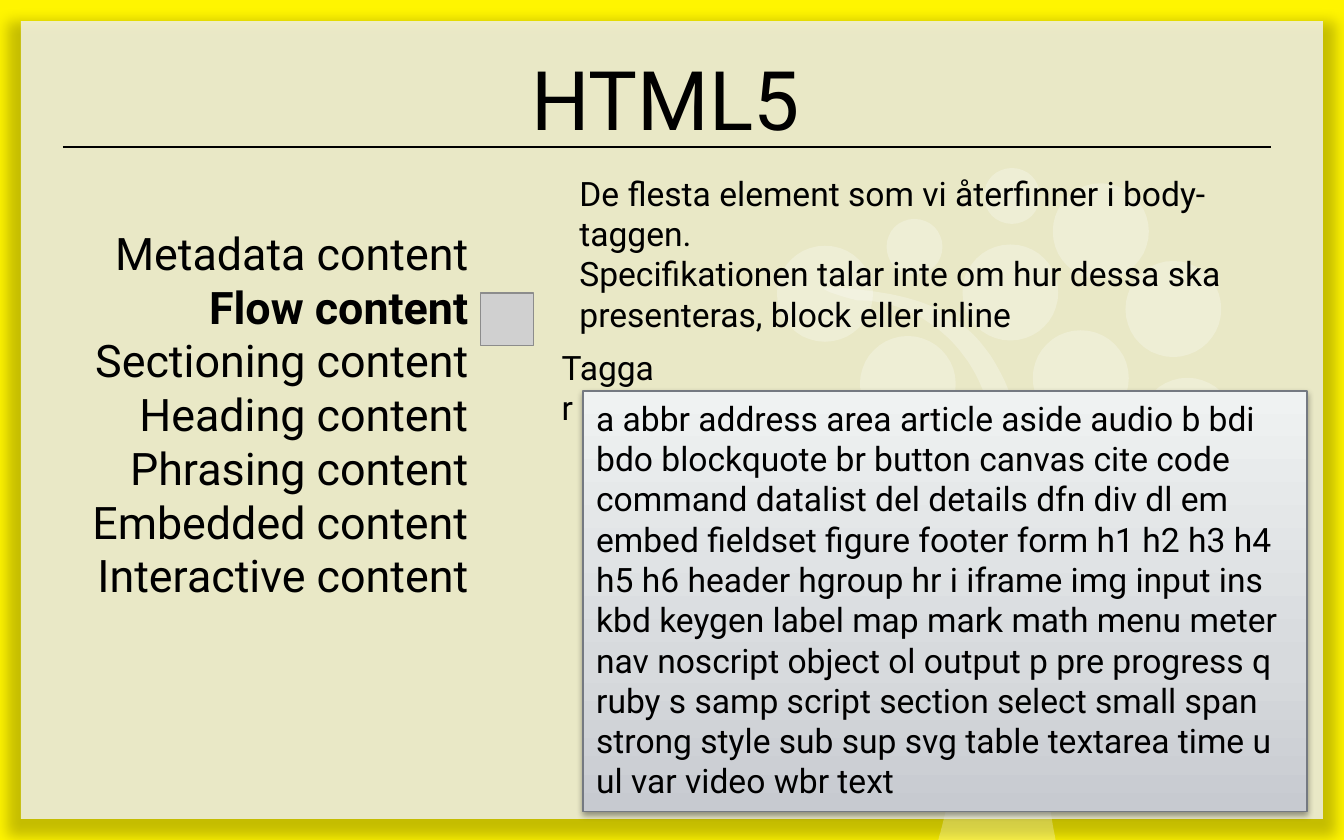
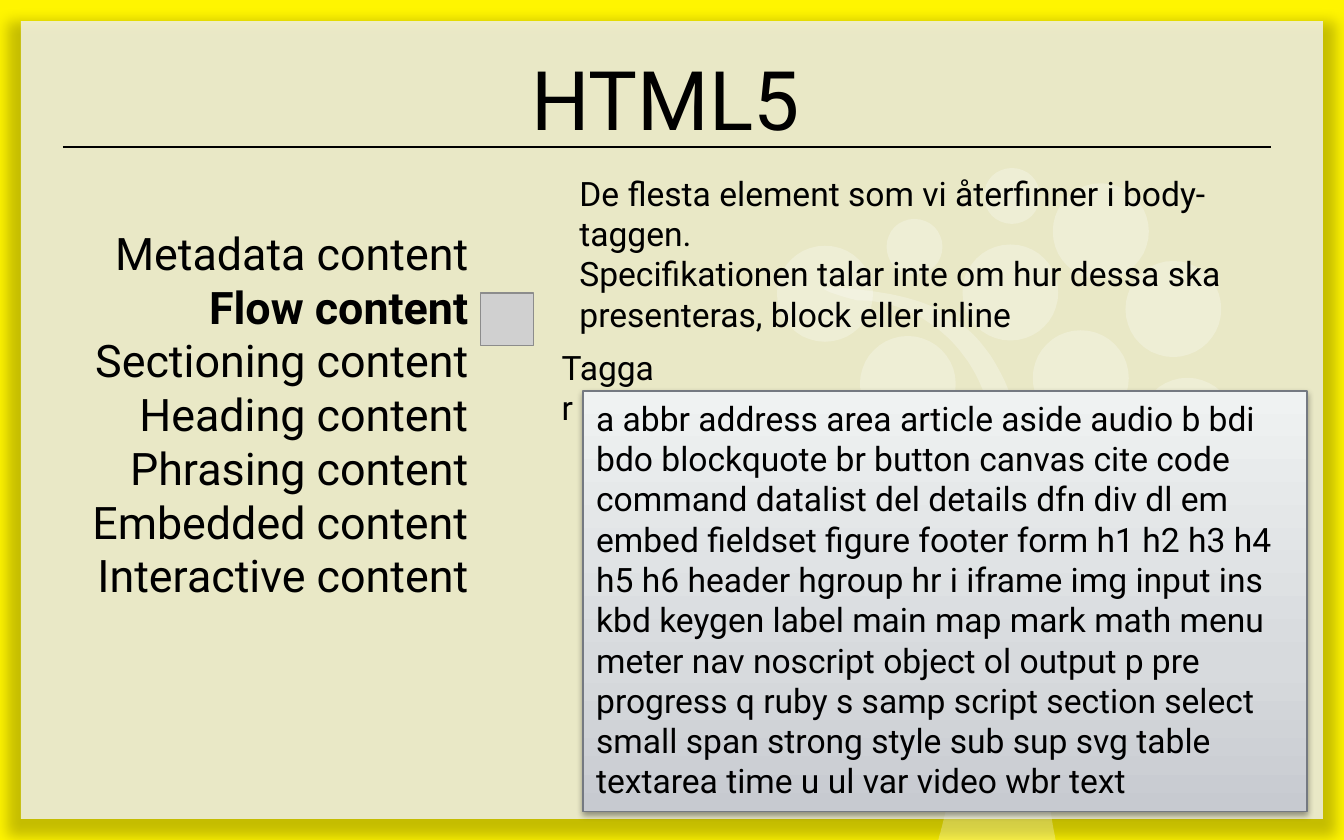
Before and after one commit to 1ik415/Kursmaterial, a slide deck: slide 22 of Föreläsningar/F06 - HTML5.pptx. Drawn at 1344x840 pixels with LibreOffice and Linux fonts; fonts in the diff are those of the drawing; grey boxes stand for pictures. Boxes give left, top, right and bottom in pixels: in the first picture for what was removed or moved away, otherwise in the second. Text is boxed around its words. In the diff, an @@ line names an element or a change of style, - is before the commit and + after.

```diff
--- a/Föreläsningar/F06 - HTML5.pptx
+++ b/Föreläsningar/F06 - HTML5.pptx
@@ text in rectangle at <box>596,405,1271,794</box>: text changed @@
-a abbr address area article aside audio b bdi bdo blockquote br button canvas cite code command datalist del details dfn div dl em embed fieldset figure footer form h1 h2 h3 h4 h5 h6 header hgroup hr i iframe img input ins kbd keygen label map mark math menu meter nav noscript object ol output p pre progress q ruby s samp script section select small span strong style sub sup svg table textarea time u ul var video wbr text
+a abbr address area article aside audio b bdi bdo blockquote br button canvas cite code command datalist del details dfn div dl em embed fieldset figure footer form h1 h2 h3 h4 h5 h6 header hgroup hr i iframe img input ins kbd keygen label main map mark math menu meter nav noscript object ol output p pre progress q ruby s samp script section select small span strong style sub sup svg table textarea time u ul var video wbr text
```
Also in this commit, not shown: 9 other slides changed.
